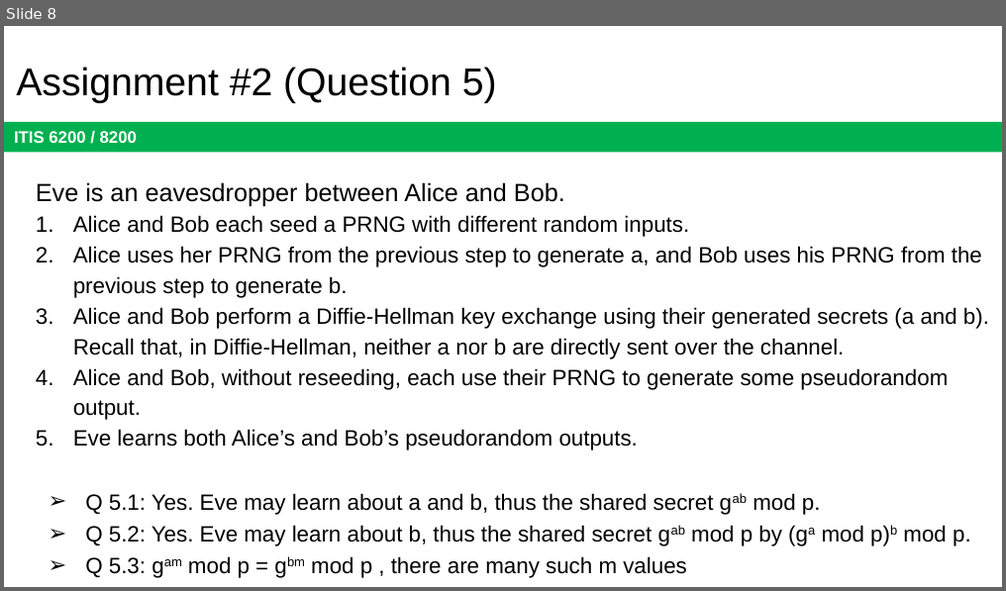
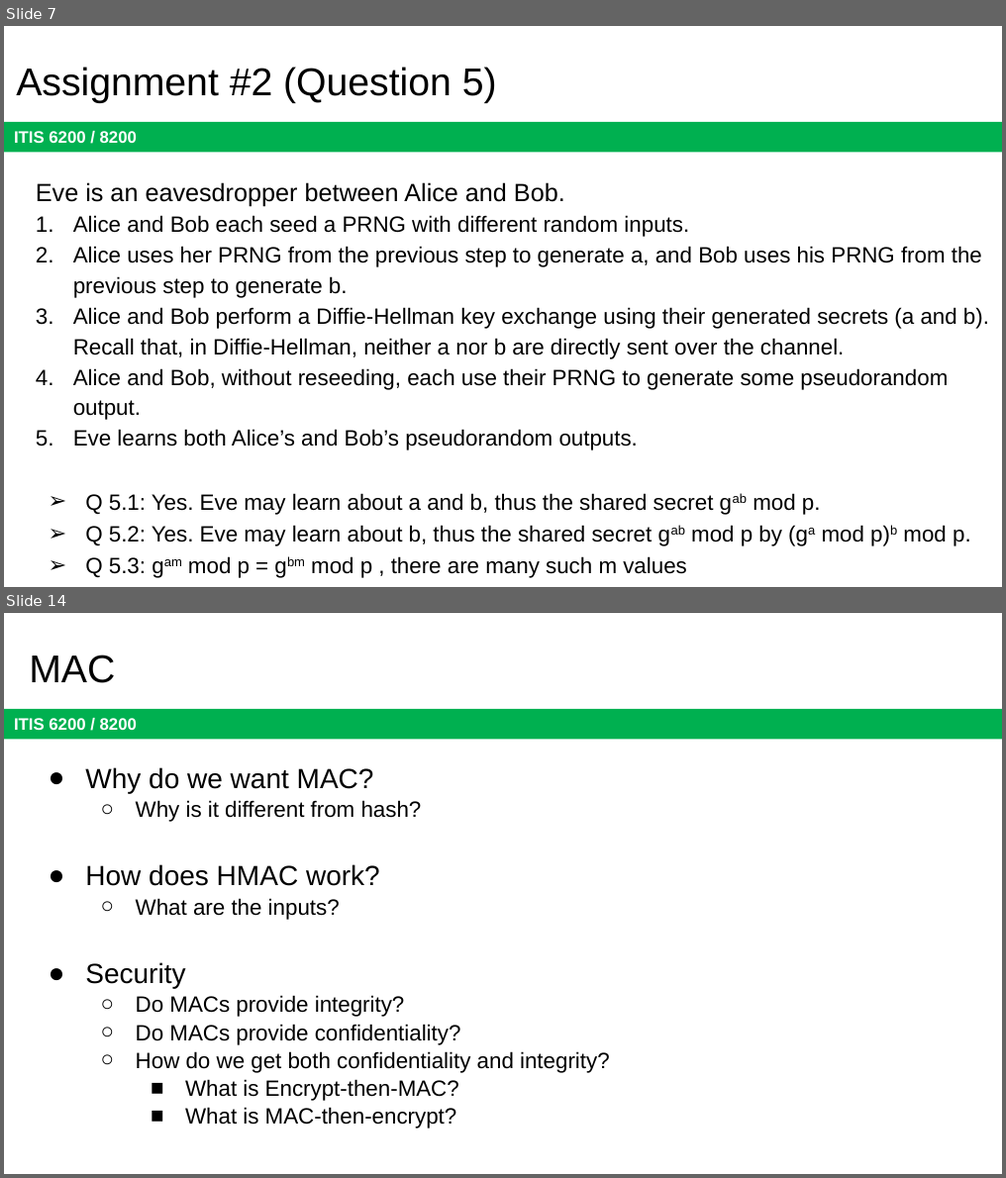
Before and after one commit to jx5c/github.io, a slide deck: teaching/ITIS6200/2023fa/lectures/Midterm.review.pptx. Shown one above the other, each under a label of ours: slide 8 before the commit, slides 7 and 14 after it; the slides between them are not shown. The pictures are 1006x591 and 1006x1178 pixels, drawn with LibreOffice and Linux fonts; fonts in the diff are those of the drawing. Boxes give left, top, right and bottom in pixels: in the first picture for what was removed or moved away, otherwise in the second. Text is boxed around its words. In the diff, an @@ line names an element or a change of style, - is before the commit and + after.

```diff
--- a/teaching/ITIS6200/2023fa/lectures/Midterm.review.pptx
+++ b/teaching/ITIS6200/2023fa/lectures/Midterm.review.pptx
@@ slide 14 added at box(4, 613, 1002, 1174), background #FFFFFF; not listed: 1 template element that a slide beside it also shows @@
@@ title added at box(29, 655, 115, 683), 28 pt, text #000000 @@
+MAC
@@ text added at box(85, 767, 610, 1129), 16 pt, text #000000 @@
+● Why do we want MAC?
+  ○ Why is it different from hash?
+● How does HMAC work?
+  ○ What are the inputs?
+● Security
+  ○ Do MACs provide integrity?
+  ○ Do MACs provide confidentiality?
+  ○ How do we get both confidentiality and integrity?
+    ■ What is Encrypt-then-MAC?
+    ■ What is MAC-then-encrypt?
@@ what was slide 8 is now slide 7 @@
```
Also in this commit, not shown: 1 slide changed, 11 other slides added, 3 slides removed, 2 other files.
